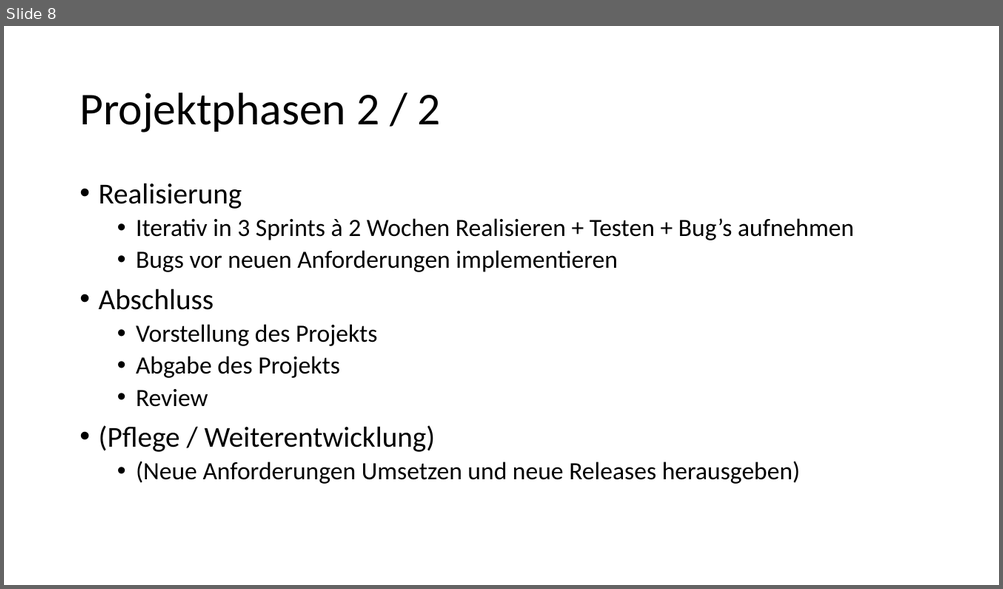
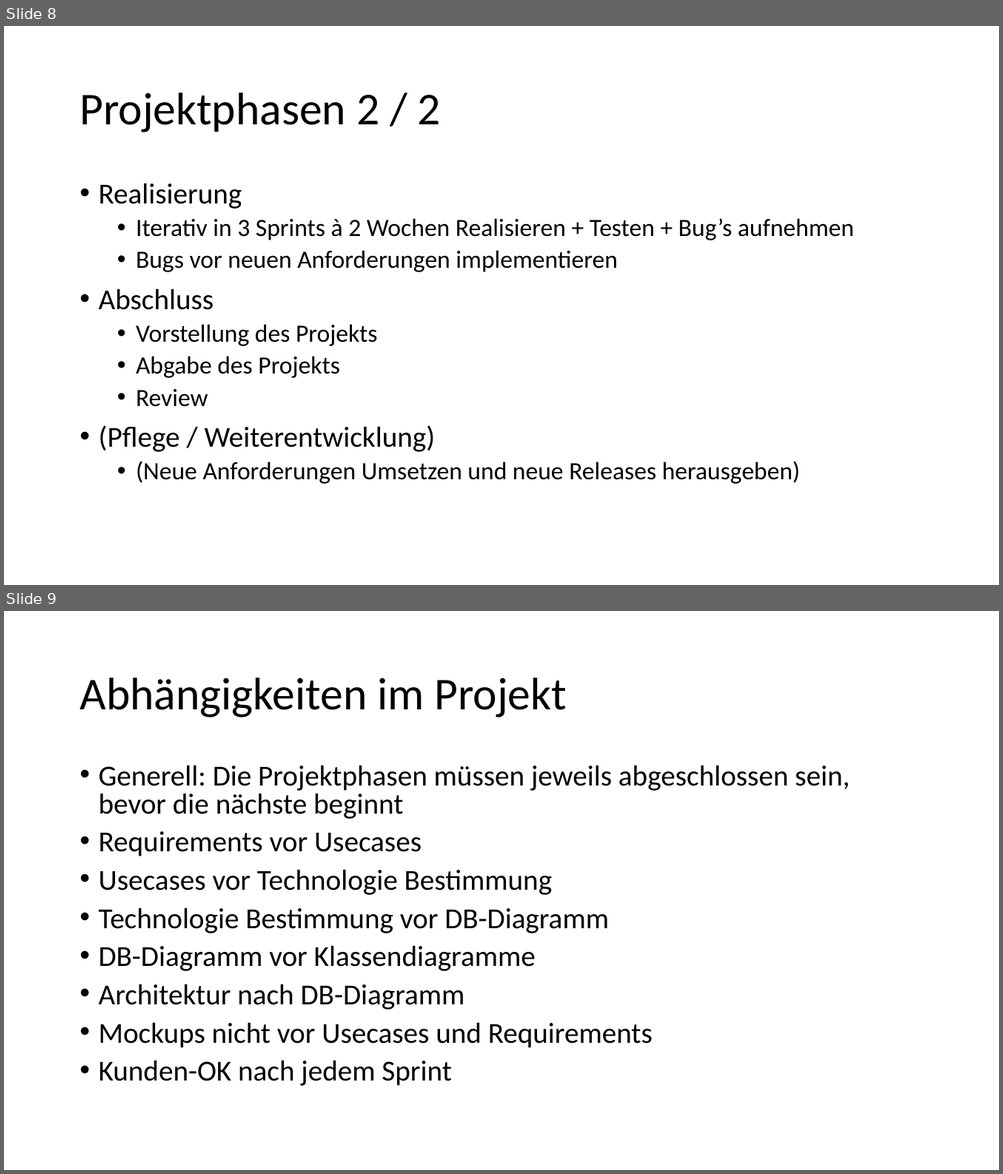
Before and after one commit to schne5/ch.bfh.bti7081.s2016.orange, a slide deck: doc/Task02/Task 2_orange.pptx. Shown one above the other, each under a label of ours: slide 8 before the commit, slides 8 and 9 after it. The pictures are 1003x589 and 1003x1174 pixels, drawn with LibreOffice and Linux fonts; fonts in the diff are those of the drawing. Boxes give left, top, right and bottom in pixels: in the first picture for what was removed or moved away, otherwise in the second. Text is boxed around its words. In the diff, an @@ line names an element or a change of style, - is before the commit and + after.

```diff
--- a/doc/Task02/Task 2_orange.pptx
+++ b/doc/Task02/Task 2_orange.pptx
@@ slide 9 added at [4, 611, 999, 1170], background #FFFFFF @@
@@ title added at [79, 678, 566, 718], 44 pt, text #000000 @@
+Abhängigkeiten im Projekt
@@ text added at [99, 765, 849, 1086], 28 pt, text #000000 @@
+• Generell: Die Projektphasen müssen jeweils abgeschlossen sein, bevor die nächste beginnt
+• Requirements vor Usecases
+• Usecases vor Technologie Bestimmung
+• Technologie Bestimmung vor DB-Diagramm
+• DB-Diagramm vor Klassendiagramme
+• Architektur nach DB-Diagramm
+• Mockups nicht vor Usecases und Requirements
+• Kunden-OK nach jedem Sprint
```
Also in this commit, not shown: 2 other slides added, 1 slide removed.
